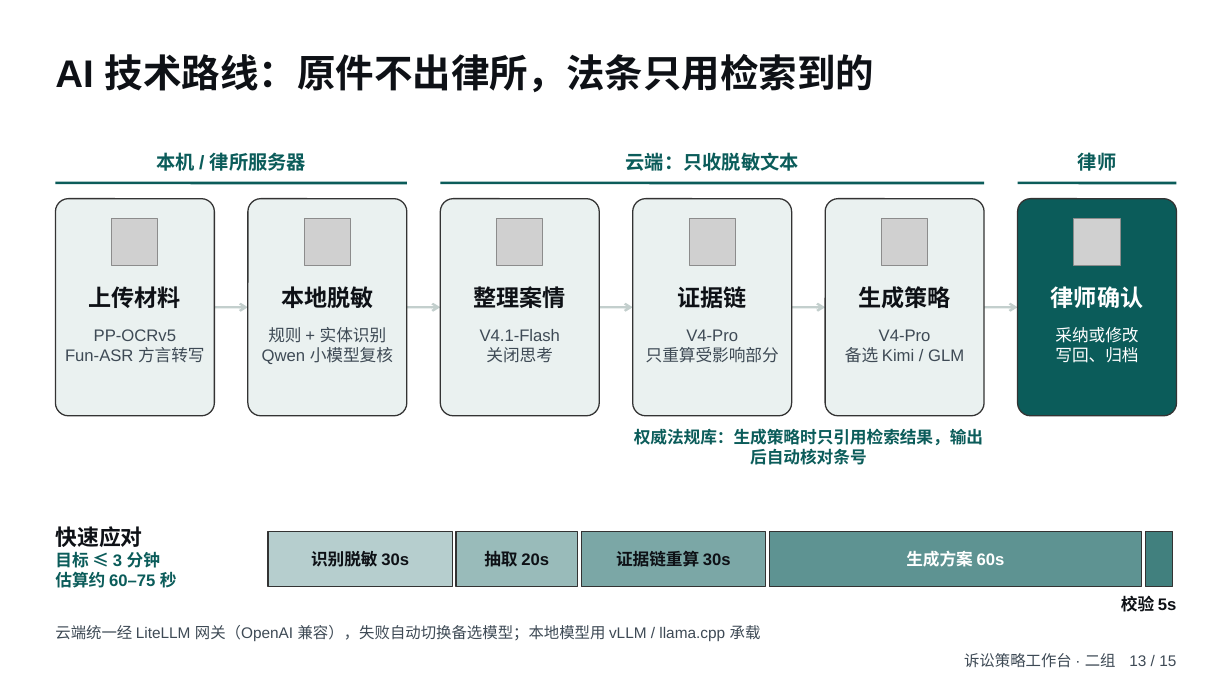
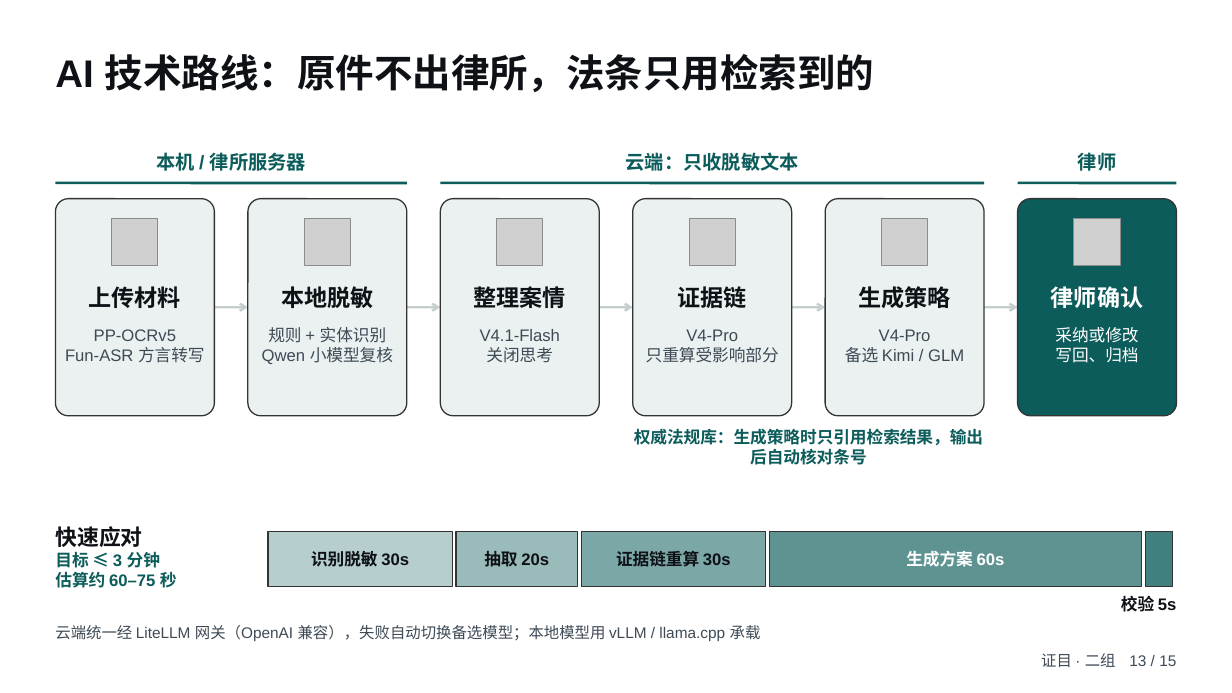
Before and after one commit to huohuo808/litigation-workbench, a slide deck: slide 13 of 06-汇报PPT（含讲稿）.pptx. Drawn at 1232x693 pixels with LibreOffice and Linux fonts; fonts in the diff are those of the drawing; grey boxes stand for pictures. Boxes give left, top, right and bottom in pixels: in the first picture for what was removed or moved away, otherwise in the second. Text is boxed around its words. In the diff, an @@ line names an element or a change of style, - is before the commit and + after.

```diff
--- a/06-汇报PPT（含讲稿）.pptx
+++ b/06-汇报PPT（含讲稿）.pptx
@@ text at [1041,653,1176,667]: text changed @@
-诉讼策略工作台 · 二组 13 / 15
+证目 · 二组 13 / 15
```
Also in this commit, not shown: 14 other slides changed, 8 other files.
